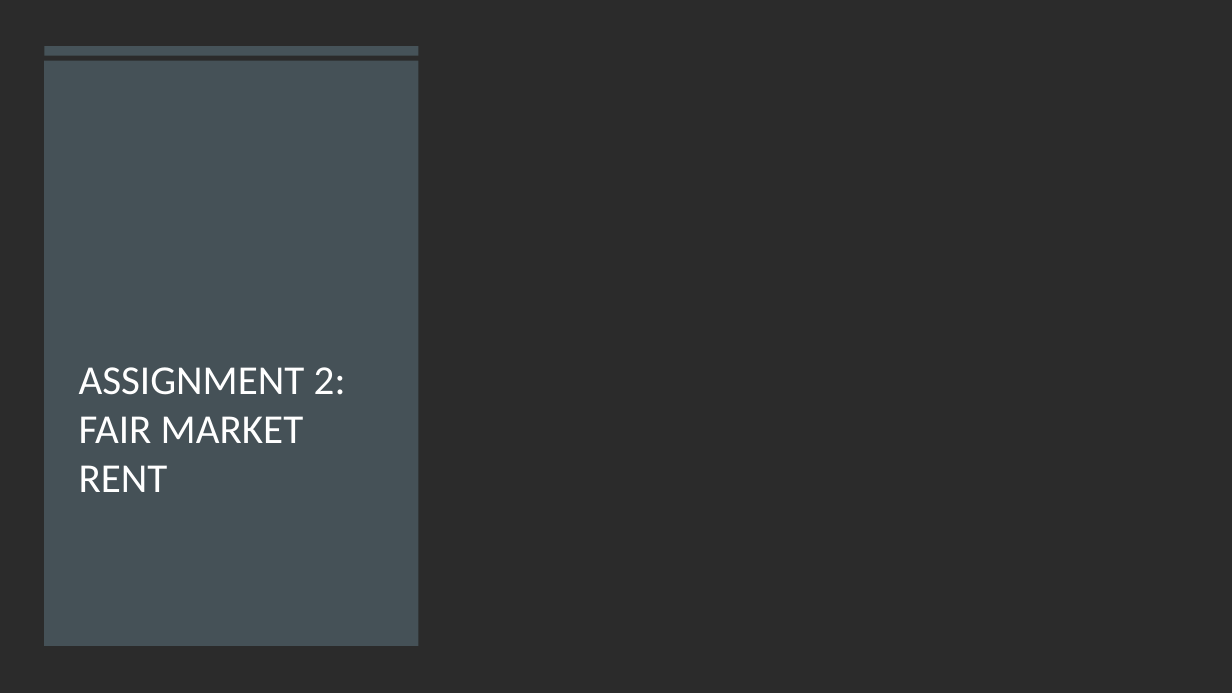
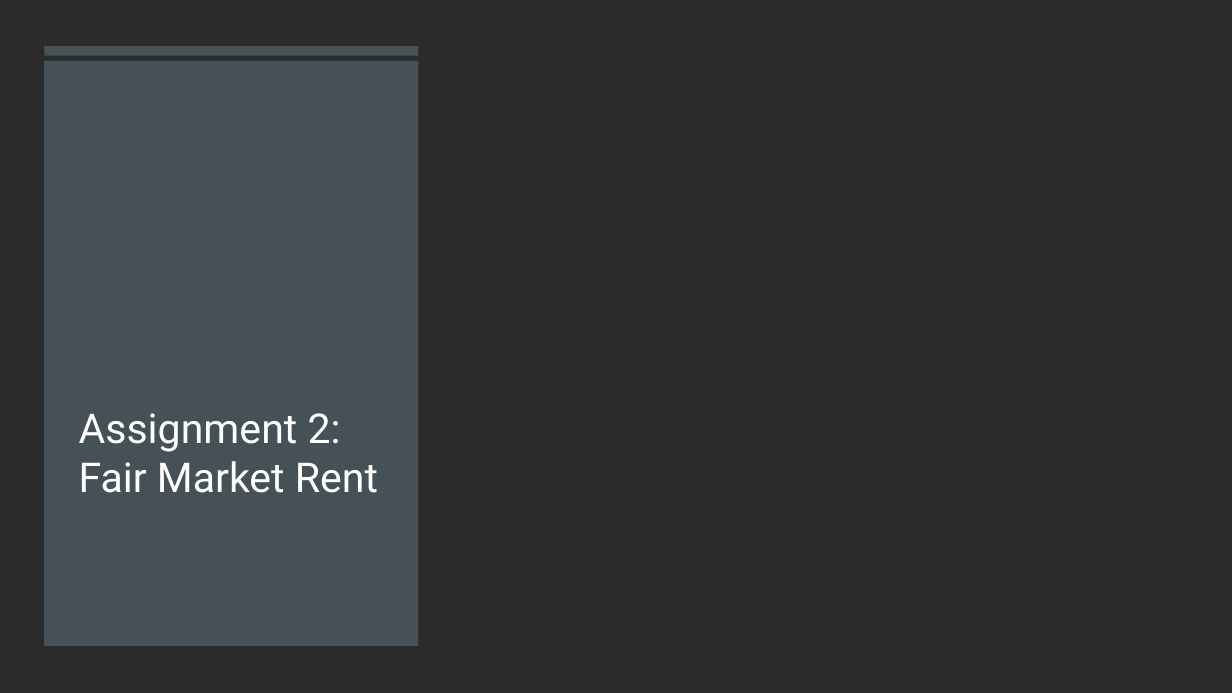
Before and after one commit to tamimcm416/capstone_business_stats, a slide deck: slide 1 of Assignment 2.pptx. Drawn at 1232x693 pixels with LibreOffice and Linux fonts; fonts in the diff are those of the drawing; background and template pictures are left out; a plain dark background stands for a picture behind light text. Boxes give left, top, right and bottom in pixels: in the first picture for what was removed or moved away, otherwise in the second. Text is boxed around its words. In the diff, an @@ line names an element or a change of style, - is before the commit and + after.

```diff
--- a/Assignment 2.pptx
+++ b/Assignment 2.pptx
@@ title at <box>79,413,378,493</box>: text changed; font Calibri to Roboto @@
-ASSIGNMENT 2:
-FAIR MARKET RENT
+Assignment 2:
+Fair Market Rent
```
Also in this commit, not shown: 9 other slides changed.
